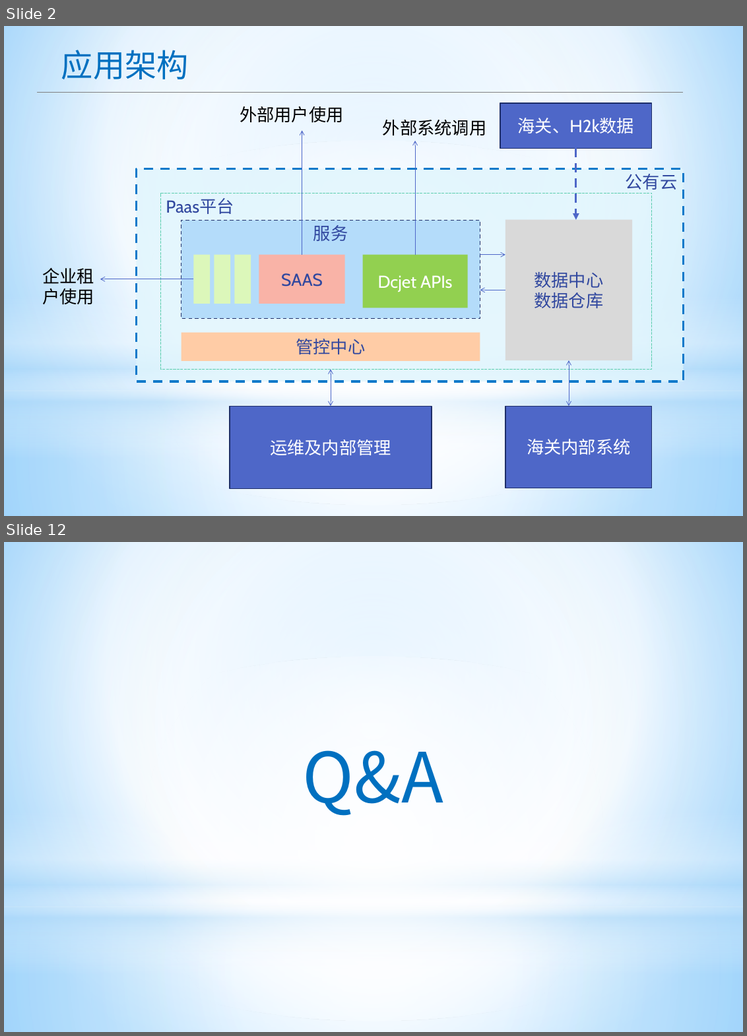
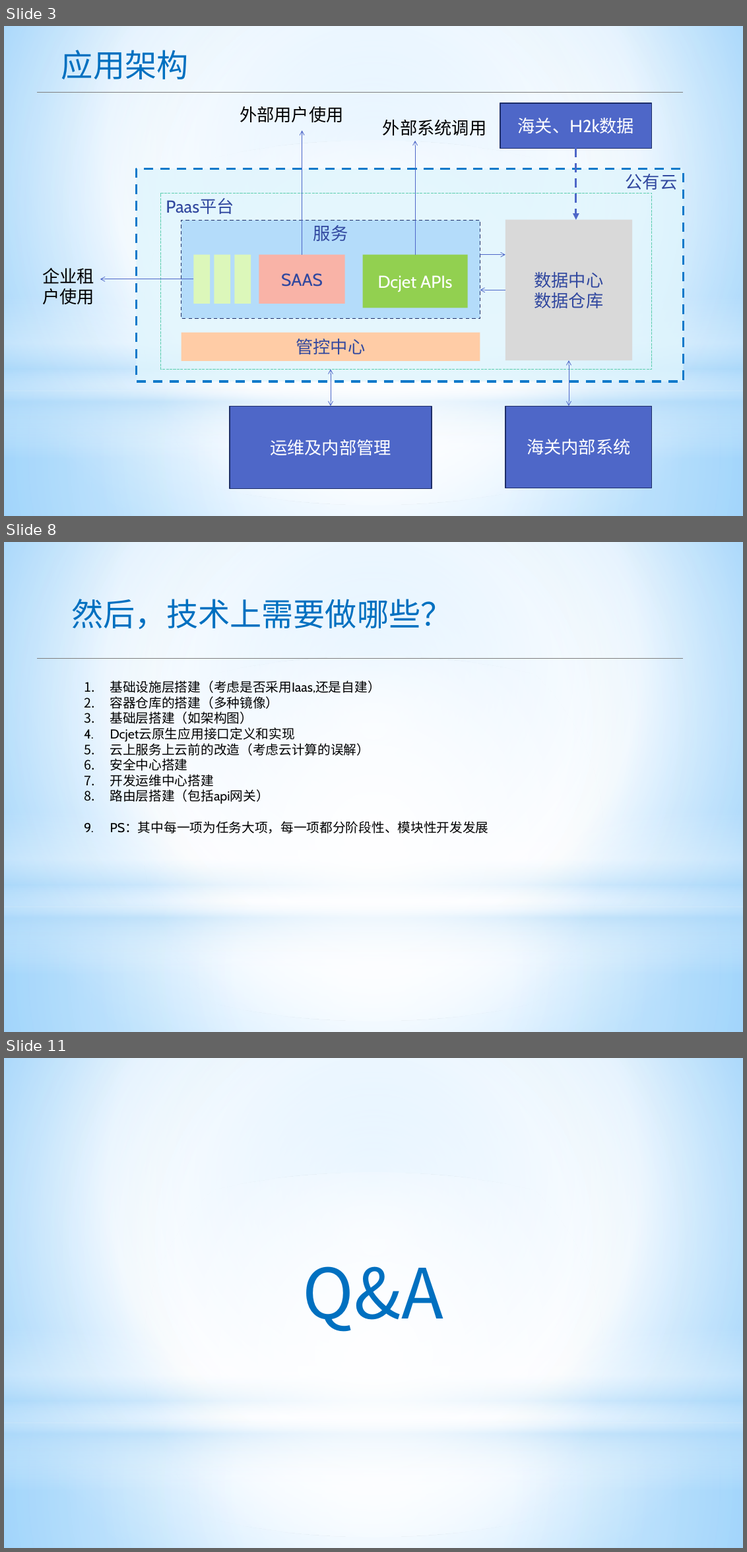
Before and after one commit to apporoad/DesignAndScheme2017, a slide deck: c云服务架构/Saas&Paas架构设计.pptx. Shown one above the other, each under a label of ours: slides 2 and 12 before the commit, slides 3, 8 and 11 after it; the slides between them are not shown. The pictures are 747x1036 and 747x1552 pixels, drawn with LibreOffice and Linux fonts; fonts in the diff are those of the drawing; background and template pictures are left out. Boxes give left, top, right and bottom in pixels: in the first picture for what was removed or moved away, otherwise in the second. Text is boxed around its words. In the diff, an @@ line names an element or a change of style, - is before the commit and + after.

```diff
--- a/c云服务架构/Saas&Paas架构设计.pptx
+++ b/c云服务架构/Saas&Paas架构设计.pptx
@@ slide 8 added at box(4, 542, 743, 1032), background gradient #9ED5FF to #FFFFFF to #5BB9FF; not listed: 4 template elements that a slide beside it also shows @@
@@ text added at box(71, 599, 452, 629), 44 pt, text #0070C0 @@
+然后，技术上需要做哪些？
@@ line added from (37, 658) to (683, 658), #808080 0.75 pt @@
@@ text added at box(110, 681, 489, 834), 18 pt, text #000000 @@
+1. 基础设施层搭建（考虑是否采用Iaas,还是自建）
+2. 容器仓库的搭建（多种镜像）
+3. 基础层搭建（如架构图）
+4. Dcjet云原生应用接口定义和实现
+5. 云上服务上云前的改造（考虑云计算的误解）
+6. 安全中心搭建
+7. 开发运维中心搭建
+8. 路由层搭建（包括api网关）
+9. PS：其中每一项为任务大项，每一项都分阶段性、模块性开发发展
@@ what was slide 2 is now slide 3 @@
@@ what was slide 12 is now slide 11 @@
```
Also in this commit, not shown: 2 slides changed, 6 other slides added, 8 slides removed, 1 other file.
